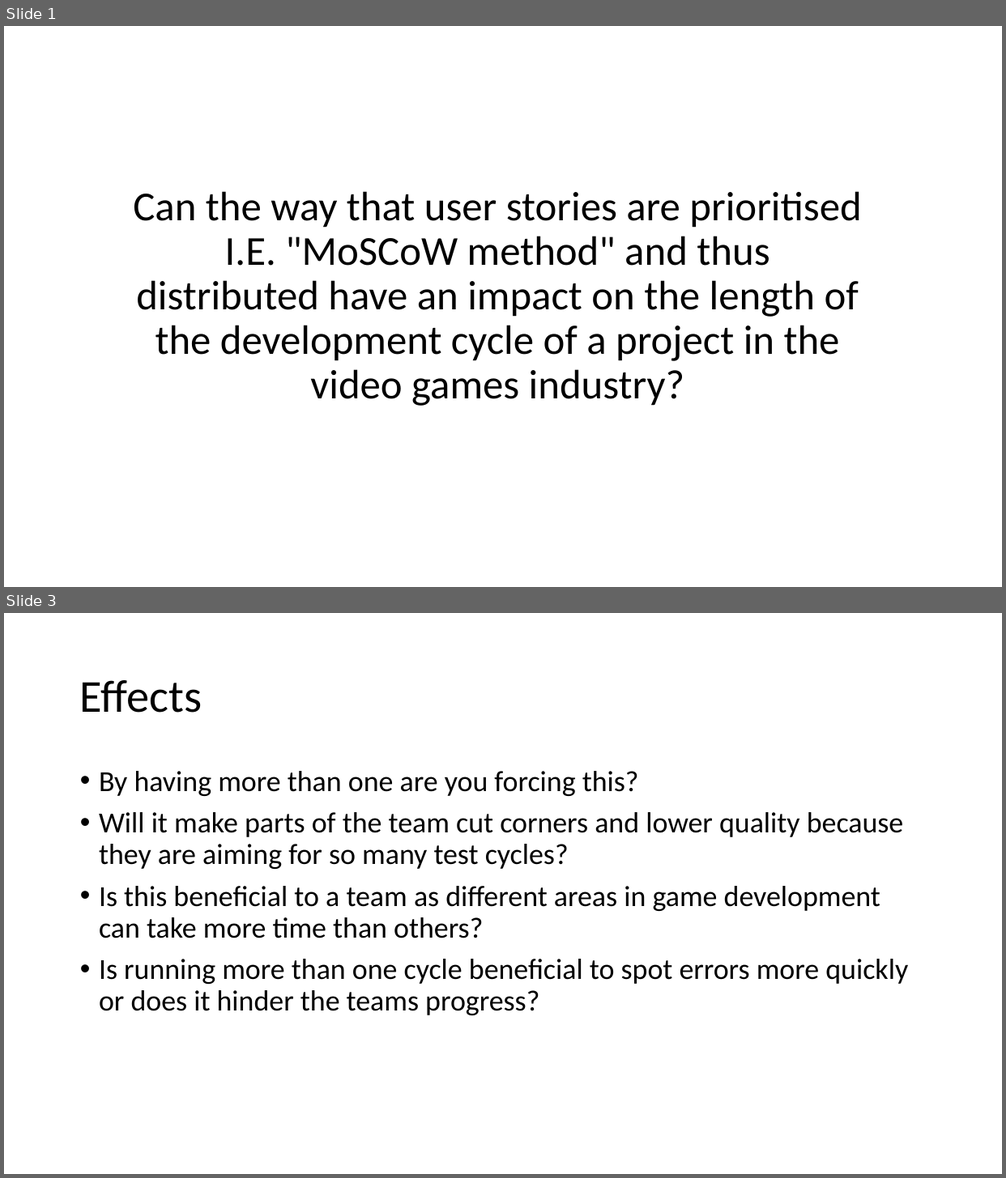
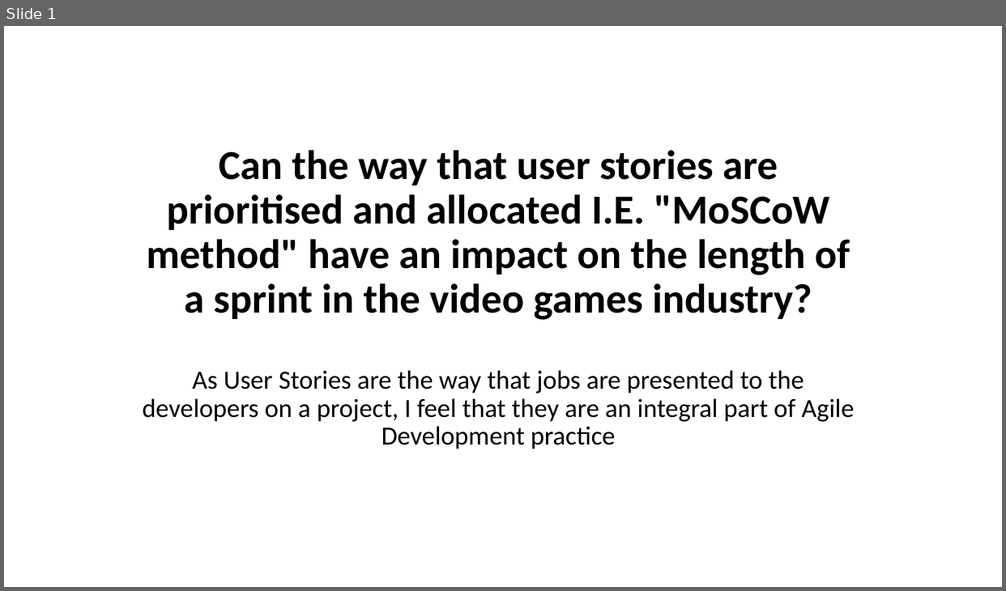
Before and after one commit to jack-maber/comp150-agile, a slide deck: Agilequestion.pptx. Shown one above the other, each under a label of ours: slides 1 and 3 before the commit, slide 1 after it; the slides between them are not shown. The pictures are 1006x1178 and 1006x591 pixels, drawn with LibreOffice and Linux fonts; fonts in the diff are those of the drawing. Boxes give left, top, right and bottom in pixels: in the first picture for what was removed or moved away, otherwise in the second. Text is boxed around its words. In the diff, an @@ line names an element or a change of style, - is before the commit and + after.

```diff
--- a/Agilequestion.pptx
+++ b/Agilequestion.pptx
@@ slide 3 removed at (x1=4, y1=613, x2=1002, y2=1174), background #FFFFFF @@
@@ title removed at (x1=80, y1=680, x2=202, y2=713) @@
-Effects
@@ text removed at (x1=99, y1=771, x2=908, y2=1016) @@
-• By having more than one are you forcing this?
-• Will it make parts of the team cut corners and lower quality because they are aiming for so many test cycles?
-• Is this beneficial to a team as different areas in game development can take more time than others?
-• Is running more than one cycle beneficial to spot errors more quickly or does it hinder the teams progress?
@@ slide 1 changed as well @@
@@ title at (x1=143, y1=150, x2=854, y2=450): text changed; bold on @@
-Can the way that user stories are prioritised I.E. "MoSCoW method" and thus distributed have an impact on the length of the development cycle of a project in the video games industry?
+Can the way that user stories are prioritised and allocated I.E. "MoSCoW method" have an impact on the length of a sprint in the video games industry?
+As User Stories are the way that jobs are presented to the developers on a project, I feel that they are an integral part of Agile Development practice
```
Also in this commit, not shown: 2 slides added, 2 other slides removed, 1 other file.
